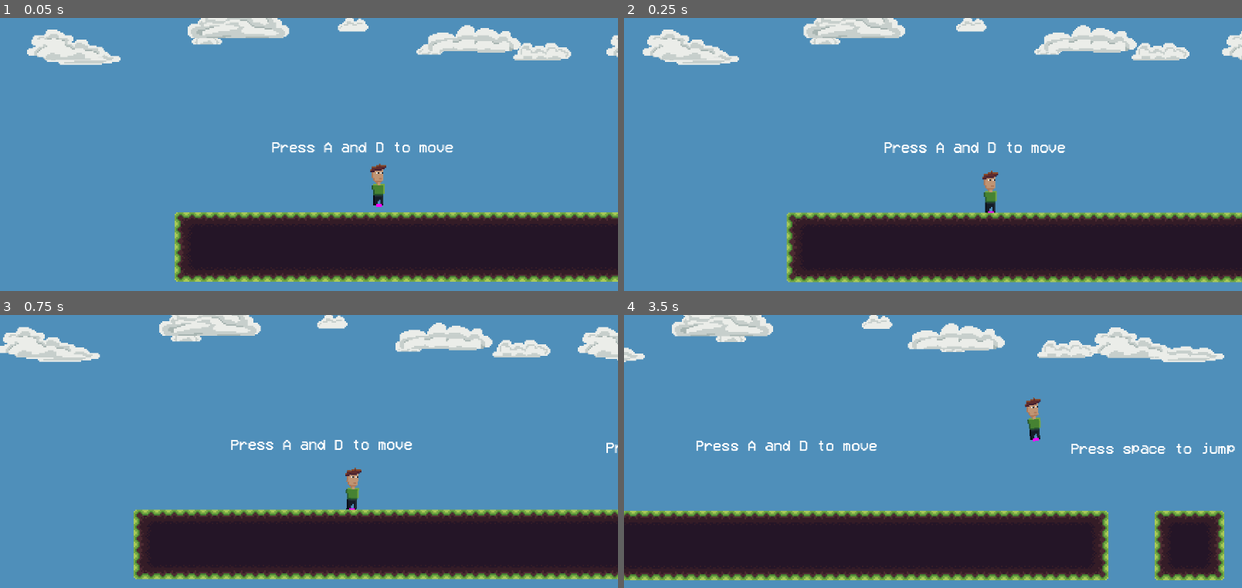
Above: before the commit, frames 1-4 (two rows, left to right).
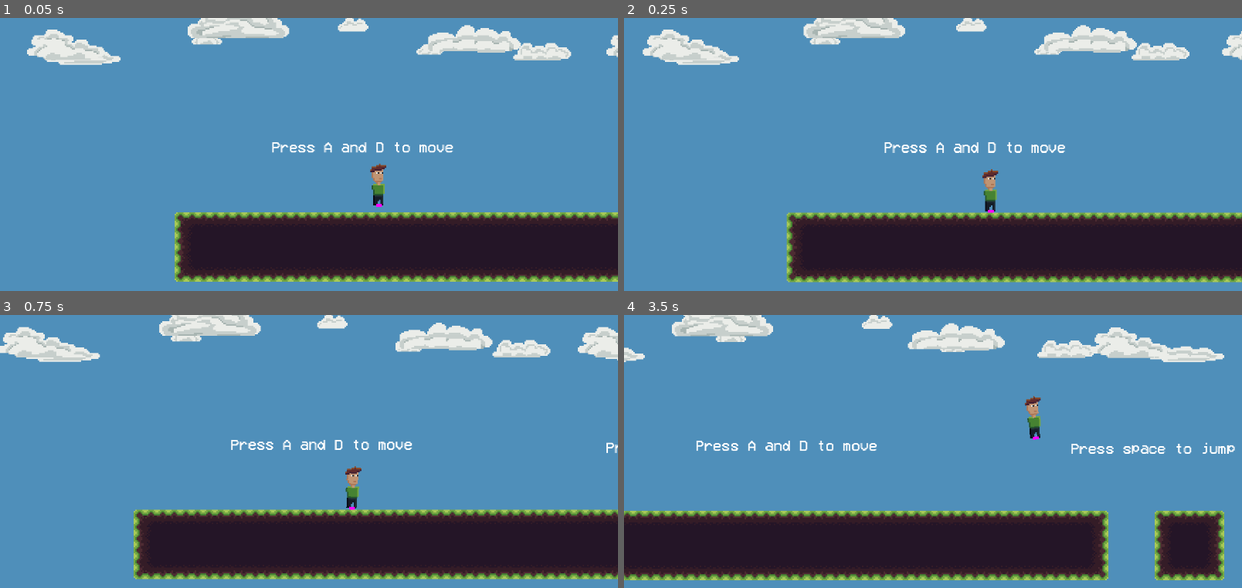
Above: after the commit, the same moments.

Repository: Paprikatto/the-bigger-the-knight
Game: Godot game, scene res://Scenes/level_manager.tscn
Two runs of this game, one before a commit and one after it. Both use one fixed random seed, a clock stepped at 60 frames per second and the inputs below.
Inputs:
- Up to frame 1 (0.05 s): no input
- Up to frame 2 (0.25 s): no input
- Up to frame 3 (0.75 s): tap A (move_left) at 0.5 s; hold D (move_right) from 0.53 s (still down)
- Up to frame 4 (3.5 s): tap Space (jump) at 0.77, 1.52, 3.02 s; tap A (move_left) at 1.25, 2 s; release D (move_right) at 2.03 s; hold A (move_left) 2.03-2.78 s; hold D (move_right) from 2.78 s (still down)

Frame 1 is identical in both runs. In frame 2, 0.1% of the frame differs, in the area x 58-61%, y 55-72%; in frame 3, 0.1%; in frame 4, 0.2%, in the area x 64-68%, y 29-47%.

Commit message:
adjust player colliders

Diff:
--- a/Scenes/player.tscn
+++ b/Scenes/player.tscn
@@ -141,7 +141,7 @@
 "times": PackedFloat32Array(0, 0.25),
 "transitions": PackedFloat32Array(1, 1),
 "update": 0,
-"values": [30.0, 60.0]
+"values": [28.0, 56.0]
 }
 tracks/2/type = "value"
 tracks/2/imported = false
@@ -205,7 +205,7 @@
 "times": PackedFloat32Array(0, 0.25),
 "transitions": PackedFloat32Array(1, 1),
 "update": 0,
-"values": [30.0, 14.0]
+"values": [28.0, 14.0]
 }
 tracks/2/type = "value"
 tracks/2/imported = false
@@ -272,7 +272,9 @@
 texture = SubResource("PlaceholderTexture2D_10m3g")
 
 [node name="CollisionShape2D" type="CollisionShape2D" parent="."]
+position = Vector2(0, 1)
 shape = ExtResource("3_wswqw")
+debug_color = Color(0.533526, 0.566925, 0.163739, 0.42)
 
 [node name="AnimationPlayer" type="AnimationPlayer" parent="."]
 libraries = {
@@ -289,6 +291,7 @@
 collision_mask = 7
 
 [node name="CollisionShape2D" type="CollisionShape2D" parent="CollisionArea"]
+position = Vector2(0, 1)
 shape = ExtResource("3_wswqw")
 
 [node name="BackgroundMusic" type="AudioStreamPlayer2D" parent="."]
